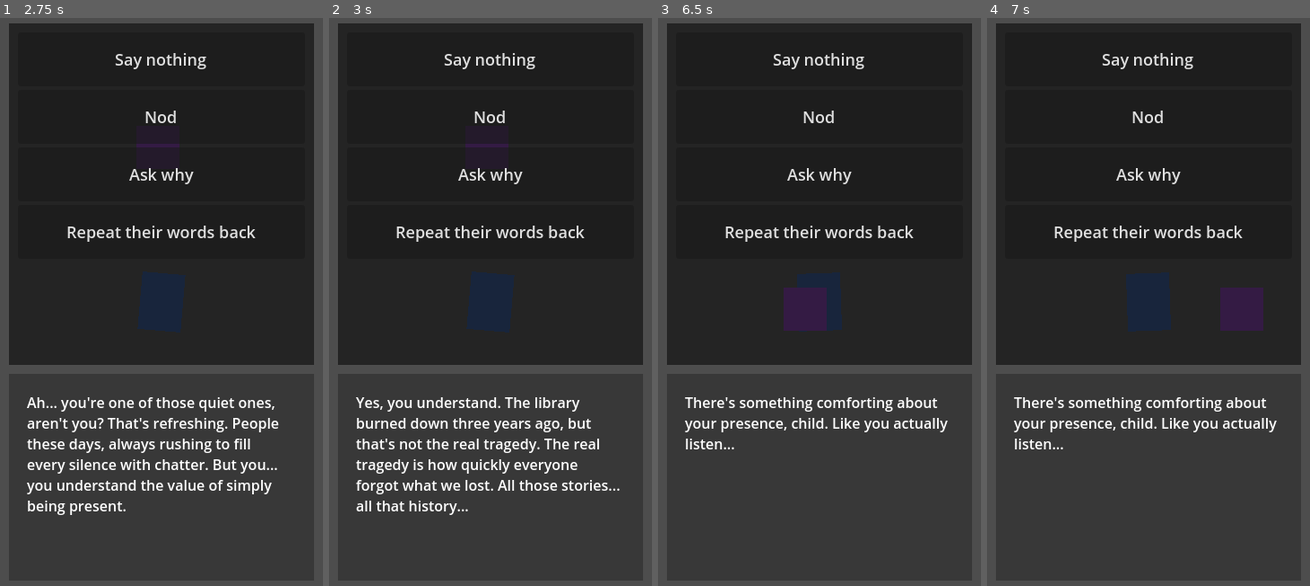
Above: before the commit, frames 1-4 (left to right).
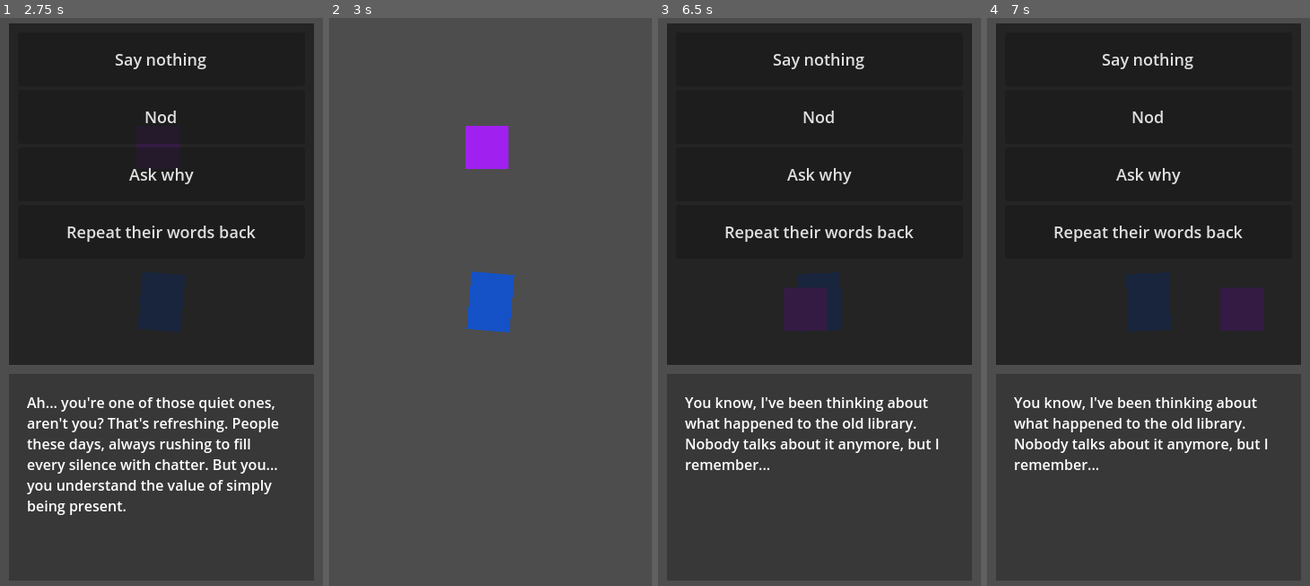
Above: after the commit, the same moments.

Repository: mgsrevolver/bedbound
Game: Godot game, scene res://scenes/Main.tscn
Two runs of this game, one before a commit and one after it. Both use one fixed random seed, a clock stepped at 60 frames per second and the inputs below.
Inputs (mouse positions are in pixels of both pictures, inside the frame that each line leads up to):
- Up to frame 1 (2.75 s): tap Enter at 0.5 s; hold D (move_right) 0.53-1.28 s; hold S (move_down) 1.28-2 s; click "Say nothing" at 2 s
- Up to frame 2 (3 s): click "Nod" at 2.75 s
- Up to frame 3 (6.5 s): click (819, 177) at 3.5 s, where only the run before the commit has a clickable "Ask why"; tap Space at 4.25 s; hold D (move_right) 4.28-5.03 s; hold W (move_up) 5.03-5.78 s; hold A (move_left) from 5.78 s (still down)
- Up to frame 4 (7 s): keep holding A (move_left)

Frame 1 is identical in both runs. In frame 2, 60% of the frame differs, in the area x 2-98%, y 0-88%; in frame 3, 2.6%; in frame 4, 2.6%.

Commit message:
simplified dialogue tree

Diff:
--- a/scenes/Main.tscn
+++ b/scenes/Main.tscn
@@ -3,6 +3,7 @@
 [ext_resource type="Script" uid="uid://dvip50xs6dfwo" path="res://scripts/Main.gd" id="1_4q8kr"]
 [ext_resource type="PackedScene" uid="uid://ci3f3s5vdpyj2" path="res://scenes/ui/GameUI.tscn" id="2_8qv1r"]
 [ext_resource type="Script" path="res://scripts/dialogue/DialogueManager.gd" id="3_dialogue"]
+[ext_resource type="Script" path="res://scripts/dialogue/GlobalState.gd" id="4_global"]
 
 [node name="Main" type="Node2D"]
 script = ExtResource("1_4q8kr")
@@ -12,6 +13,9 @@
 [node name="DialogueManager" type="Node" parent="."]
 script = ExtResource("3_dialogue")
 
+[node name="GlobalState" type="Node" parent="."]
+script = ExtResource("4_global")
+
 [node name="UI" type="CanvasLayer" parent="."]
 
 [node name="GameUI" parent="UI" instance=ExtResource("2_8qv1r")]
--- /dev/null
+++ b/scripts/dialogue/GlobalState.gd
@@ -0,0 +1,65 @@
+extends Node
+class_name GlobalState
+
+signal story_connection_unlocked(connection_key: String)
+
+var player_knowledge: Dictionary = {}
+var story_connections: Dictionary = {}
+var global_trust_network: Dictionary = {}
+
+func _ready():
+	add_to_group("global_state")
+
+func player_learns(knowledge_key: String, source_npc: String = ""):
+	player_knowledge[knowledge_key] = {
+		"learned": true,
+		"source": source_npc,
+		"timestamp": Time.get_unix_time_from_system()
+	}
+
+	_check_for_story_connections(knowledge_key)
+
+func player_knows(knowledge_key: String) -> bool:
+	return player_knowledge.has(knowledge_key) and player_knowledge[knowledge_key].learned
+
+func add_story_connection(connection_key: String, required_knowledge: Array, unlocks_for_npcs: Array):
+	story_connections[connection_key] = {
+		"required_knowledge": required_knowledge,
+		"unlocks_for_npcs": unlocks_for_npcs,
+		"unlocked": false
+	}
+
+func _check_for_story_connections(new_knowledge: String):
+	for connection_key in story_connections:
+		var connection = story_connections[connection_key]
+		if connection.unlocked:
+			continue
+
+		var all_requirements_met = true
+		for required in connection.required_knowledge:
+			if not player_knows(required):
+				all_requirements_met = false
+				break
+
+		if all_requirements_met:
+			connection.unlocked = true
+			story_connection_unlocked.emit(connection_key)
+
+func get_npc_trust_level(npc_name: String) -> int:
+	return global_trust_network.get(npc_name, 0)
+
+func update_npc_trust(npc_name: String, trust_change: int):
+	var current_trust = get_npc_trust_level(npc_name)
+	global_trust_network[npc_name] = current_trust + trust_change
+
+func get_save_data() -> Dictionary:
+	return {
+		"player_knowledge": player_knowledge,
+		"story_connections": story_connections,
+		"global_trust_network": global_trust_network
+	}
+
+func load_save_data(data: Dictionary):
+	player_knowledge = data.get("player_knowledge", {})
+	story_connections = data.get("story_connections", {})
+	global_trust_network = data.get("global_trust_network", {})
--- a/scripts/npcs/NPC.gd
+++ b/scripts/npcs/NPC.gd
@@ -2,17 +2,33 @@
 class_name NPC
 
 signal player_approached
+
+enum DeadEndType {
+	GENTLE_DEFLECTION,
+	BREAKTHROUGH_MOMENT,
+	PROTECTIVE_BOUNDARY,
+	COMFORTABLE_CONCLUSION,
+	TRUST_INSUFFICIENT
+}
 
 var npc_name: String
 var dialogue_state: Dictionary = {}
 var conversation_tree: Dictionary = {}
 var trust_level: int = 0
+var emotional_state: Dictionary = {
+	"beats_hit": [],
+	"conversation_depth": 0,
+	"last_meaningful_exchange": "",
+	"comfort_level": 0
+}
+var global_state: GlobalState
 
 func setup(name: String, pos: Vector2, color: Color = Color.GREEN):
 	npc_name = name
 	position = pos
 	create_sprite(color)
 	area_entered.connect(_on_area_entered)
+	global_state = get_tree().get_first_node_in_group("global_state")
 	call_deferred("setup_conversation_tree")
 
 func create_sprite(color: Color):
@@ -36,6 +52,66 @@
 	return "Hello there..."
 
 func process_dialogue_option(option: DialogueManager.DialogueOption) -> Dictionary:
+	var current_branch = get_current_branch()
+	if current_branch.is_empty():
+		return get_fallback_response(option)
+
+	var option_key = get_option_key(option)
+	if not current_branch.has(option_key):
+		return get_contextual_default(option)
+
+	var response_data = current_branch[option_key]
+	return process_response(response_data, option)
+
+func get_current_branch() -> Dictionary:
+	for branch_name in conversation_tree.get("branches", {}):
+		var branch = conversation_tree.branches[branch_name]
+		if branch.has("conditions") and branch.conditions.call():
+			return branch
+	return {}
+
+func get_option_key(option: DialogueManager.DialogueOption) -> String:
+	match option:
+		DialogueManager.DialogueOption.SAY_NOTHING:
+			return "say_nothing"
+		DialogueManager.DialogueOption.NOD:
+			return "nod"
+		DialogueManager.DialogueOption.ASK_WHY:
+			return "ask_why"
+		DialogueManager.DialogueOption.REPEAT_BACK:
+			return "repeat_back"
+		_:
+			return "unknown"
+
+func process_response(response_data: Dictionary, option: DialogueManager.DialogueOption) -> Dictionary:
+	var trust_change = response_data.get("trust_change", 0)
+	trust_level += trust_change
+	if global_state:
+		global_state.update_npc_trust(npc_name, trust_change)
+
+	if response_data.has("unlocks"):
+		for unlock in response_data.unlocks:
+			dialogue_state[unlock] = true
+
+	if response_data.has("knowledge_gained"):
+		for knowledge in response_data.knowledge_gained:
+			if global_state:
+				global_state.player_learns(knowledge, npc_name)
+
+	if response_data.has("emotional_beat"):
+		emotional_state.beats_hit.append(response_data.emotional_beat)
+
+	emotional_state.conversation_depth += 1
+	emotional_state.last_meaningful_exchange = get_option_key(option)
+
+	return {
+		"text": response_data.get("response", "..."),
+		"continues": response_data.get("continues", false),
+		"options": response_data.get("options", []),
+		"dead_end_type": response_data.get("type", "")
+	}
+
+func get_contextual_default(option: DialogueManager.DialogueOption) -> Dictionary:
 	match option:
 		DialogueManager.DialogueOption.SAY_NOTHING:
 			return handle_say_nothing()
@@ -48,33 +124,87 @@
 		_:
 			return {"text": "...", "continues": false, "options": []}
 
+func get_fallback_response(option: DialogueManager.DialogueOption) -> Dictionary:
+	return get_contextual_default(option)
+
 func handle_say_nothing() -> Dictionary:
 	trust_level += 1
-	return {
-		"text": "You listen quietly...",
-		"continues": false,
-		"options": []
-	}
+
+	if emotional_state.comfort_level >= 3:
+		return {
+			"text": "This comfortable silence... it feels like understanding.",
+			"continues": false,
+			"options": [],
+			"type": DeadEndType.COMFORTABLE_CONCLUSION
+		}
+	elif trust_level >= 5:
+		return {
+			"text": "You don't need to fill every silence. I appreciate that.",
+			"continues": false,
+			"options": [],
+			"type": DeadEndType.BREAKTHROUGH_MOMENT
+		}
+	else:
+		return {
+			"text": "You listen quietly...",
+			"continues": false,
+			"options": []
+		}
 
 func handle_nod() -> Dictionary:
 	trust_level += 1
-	return {
-		"text": "Yes... exactly...",
-		"continues": false,
-		"options": []
-	}
+	emotional_state.comfort_level += 1
+
+	if "understanding" in emotional_state.beats_hit:
+		return {
+			"text": "Yes... you really do see it the same way I do.",
+			"continues": false,
+			"options": [],
+			"type": DeadEndType.BREAKTHROUGH_MOMENT
+		}
+	else:
+		return {
+			"text": "Yes... exactly...",
+			"continues": false,
+			"options": []
+		}
 
 func handle_ask_why() -> Dictionary:
-	return {
-		"text": "Well, because...",
-		"continues": false,
-		"options": []
-	}
+	if trust_level < 3:
+		return {
+			"text": "That's... quite personal. Perhaps when we know each other better.",
+			"continues": false,
+			"options": [],
+			"type": DeadEndType.TRUST_INSUFFICIENT
+		}
+	elif "protective" in emotional_state.beats_hit:
+		return {
+			"text": "Some stories aren't mine to tell, but I appreciate your curiosity.",
+			"continues": false,
+			"options": [],
+			"type": DeadEndType.PROTECTIVE_BOUNDARY
+		}
+	else:
+		return {
+			"text": "Well, because...",
+			"continues": false,
+			"options": []
+		}
 
 func handle_repeat_back() -> Dictionary:
 	trust_level += 2
-	return {
-		"text": "That's right... you understand...",
-		"continues": false,
-		"options": []
-	}
+	emotional_state.beats_hit.append("understanding")
+
+	if emotional_state.conversation_depth >= 2:
+		return {
+			"text": "Yes, those exact words... you truly hear me. Thank you.",
+			"continues": false,
+			"options": [],
+			"type": DeadEndType.BREAKTHROUGH_MOMENT
+		}
+	else:
+		return {
+			"text": "That's right... you understand...",
+			"continues": false,
+			"options": []
+		}
--- a/scripts/npcs/VillageElder.gd
+++ b/scripts/npcs/VillageElder.gd
@@ -9,78 +9,135 @@
 	dialogue_state = {
 		"met_before": false,
 		"shared_worry": false,
-		"trust_built": false
+		"trust_built": false,
+		"library_mentioned": false,
+		"granddaughter_mentioned": false
+	}
+
+	if global_state:
+		global_state.add_story_connection("library_loss", ["elder_library_worry"], ["Baker", "Librarian"])
+		global_state.add_story_connection("forgotten_stories", ["elder_library_worry", "baker_lost_recipes"], ["Storyteller"])
+
+	conversation_tree = {
+		"branches": {
+			"first_meeting": {
+				"conditions": func(): return not dialogue_state.met_before,
+				"entry_text": "Oh, hello there... I don't think I've seen you around here before. You have such a quiet presence about you...",
+				"say_nothing": {
+					"response": "Ah... you're one of those quiet ones, aren't you? That's refreshing. People these days, always rushing to fill every silence with chatter. But you... you understand the value of simply being present.",
+					"trust_change": 2,
+					"unlocks": ["met_before"],
+					"continues": true,
+					"emotional_beat": "appreciation",
+					"next_branch": "comfortable_silence"
+				},
+				"nod": {
+					"response": "Yes, I can see in your eyes that you're listening. Really listening. That's become so rare...",
+					"trust_change": 1,
+					"unlocks": ["met_before"],
+					"continues": true,
+					"emotional_beat": "recognition"
+				},
+				"ask_why": {
+					"response": "Why? Well... I suppose it's because you remind me of my granddaughter. She used to listen like that too, before... well, before she moved to the city.",
+					"trust_change": 0,
+					"unlocks": ["met_before", "granddaughter_mentioned"],
+					"continues": false,
+					"type": DeadEndType.GENTLE_DEFLECTION,
+					"emotional_beat": "nostalgia"
+				},
+				"repeat_back": {
+					"response": "Yes... 'such a quiet presence.' You're reflecting my words back to me like a gentle mirror. That's a rare gift, child.",
+					"trust_change": 3,
+					"unlocks": ["met_before"],
+					"continues": true,
+					"emotional_beat": "understanding"
+				}
+			},
+			"library_worry": {
+				"conditions": func(): return dialogue_state.met_before and trust_level >= 3 and not dialogue_state.shared_worry,
+				"entry_text": "You know, I've been thinking about what happened to the old library. Nobody talks about it anymore, but I remember...",
+				"say_nothing": {
+					"response": "Three years it's been since the fire. Three years, and it's like everyone just... forgot. But libraries aren't just buildings, you know? They're memory keepers.",
+					"trust_change": 1,
+					"continues": true,
+					"emotional_beat": "melancholy"
+				},
+				"nod": {
+					"response": "Yes, you understand. The library burned down three years ago, but that's not the real tragedy. The real tragedy is how quickly everyone forgot what we lost. All those stories... all that history...",
+					"trust_change": 2,
+					"unlocks": ["shared_worry", "library_mentioned"],
+					"knowledge_gained": ["elder_library_worry"],
+					"continues": true,
+					"emotional_beat": "grief"
+				},
+				"ask_why": {
+					"response": "Why does it matter? Because stories are how we remember who we are. Without them, we're just... existing. Not really living.",
+					"trust_change": 1,
+					"continues": false,
+					"type": DeadEndType.PROTECTIVE_BOUNDARY,
+					"emotional_beat": "protective"
+				},
+				"repeat_back": {
+					"response": "'All those stories, all that history...' Yes, exactly. You see it too, don't you? The weight of what we've lost. No one else seems to care, but you... you truly hear me.",
+					"trust_change": 3,
+					"unlocks": ["shared_worry", "trust_built", "library_mentioned"],
+					"knowledge_gained": ["elder_library_worry", "elder_understands_loss"],
+					"continues": false,
+					"type": DeadEndType.BREAKTHROUGH_MOMENT,
+					"emotional_beat": "catharsis"
+				}
+			},
+			"deep_trust": {
+				"conditions": func(): return dialogue_state.trust_built and trust_level >= 7,
+				"entry_text": "There's something comforting about your presence, child. Like you actually listen...",
+				"say_nothing": {
+					"response": "Sometimes I feel like I'm the only one who remembers the old stories. But with you here... maybe they won't be completely forgotten.",
+					"trust_change": 1,
+					"continues": false,
+					"type": DeadEndType.COMFORTABLE_CONCLUSION
+				},
+				"nod": {
+					"response": "You've given me something precious - the feeling of being truly heard. That's worth more than all the books in that old library.",
+					"trust_change": 2,
+					"continues": false,
+					"type": DeadEndType.BREAKTHROUGH_MOMENT
+				},
+				"repeat_back": {
+					"response": "Yes... 'actually listen.' That's exactly what you do. In a world of noise, you offer the gift of silence and attention.",
+					"trust_change": 1,
+					"continues": false,
+					"type": DeadEndType.BREAKTHROUGH_MOMENT
+				}
+			},
+			"cross_npc_connection": {
+				"conditions": func(): return global_state and global_state.player_knows("baker_lost_recipes") and dialogue_state.shared_worry,
+				"entry_text": "I see you've been talking to Martha at the bakery...",
+				"say_nothing": {
+					"response": "She's struggling without her grandmother's recipes, isn't she? Just like we all struggle without the library's stories. Loss has a way of connecting us all.",
+					"trust_change": 2,
+					"knowledge_gained": ["elder_sees_connections"],
+					"continues": false,
+					"type": DeadEndType.BREAKTHROUGH_MOMENT
+				},
+				"nod": {
+					"response": "Yes, you see it too. We're all grieving different losses, but grief is grief. Maybe that's why you understand us so well.",
+					"trust_change": 1,
+					"continues": false,
+					"type": DeadEndType.COMFORTABLE_CONCLUSION
+				}
+			}
+		}
 	}
 
 func get_current_dialogue() -> String:
+	var current_branch = get_current_branch()
+	if current_branch.has("entry_text"):
+		return current_branch.entry_text
+
 	if not dialogue_state.met_before:
 		return "Oh, hello there... I don't think I've seen you around here before. You have such a quiet presence about you..."
 	elif not dialogue_state.shared_worry:
 		return "You know, I've been thinking about what happened to the old library. Nobody talks about it anymore, but I remember..."
 	else:
 		return "There's something comforting about your presence, child. Like you actually listen..."
-
-func handle_say_nothing() -> Dictionary:
-	trust_level += 2
-
-	if not dialogue_state.met_before:
-		dialogue_state.met_before = true
-		return {
-			"text": "Ah... you're one of those quiet ones, aren't you? That's refreshing. People these days, always rushing to fill every silence with chatter. But you... you understand the value of simply being present.",
-			"continues": true,
-			"options": []
-		}
-	else:
-		return {
-			"text": "Yes... sometimes silence says more than words ever could. You understand that, don't you?",
-			"continues": false,
-			"options": []
-		}
-
-func handle_nod() -> Dictionary:
-	trust_level += 1
-
-	if dialogue_state.met_before and not dialogue_state.shared_worry:
-		dialogue_state.shared_worry = true
-		return {
-			"text": "Yes, you understand. The library burned down three years ago, but that's not the real tragedy. The real tragedy is how quickly everyone forgot what we lost. All those stories... all that history...",
-			"continues": true,
-			"options": []
-		}
-	else:
-		return {
-			"text": "I can see in your eyes that you really do understand. That means more to me than you know.",
-			"continues": false,
-			"options": []
-		}
-
-func handle_ask_why() -> Dictionary:
-	if not dialogue_state.met_before:
-		return {
-			"text": "Why? Well... I suppose it's because you remind me of my granddaughter. She used to listen like that too, before... well, before she moved to the city.",
-			"continues": true,
-			"options": []
-		}
-	else:
-		return {
-			"text": "Why indeed... Sometimes I ask myself why I keep tending to this town when everyone seems so eager to forget its past. But then someone like you comes along...",
-			"continues": false,
-			"options": []
-		}
-
-func handle_repeat_back() -> Dictionary:
-	trust_level += 3
-
-	if dialogue_state.shared_worry:
-		dialogue_state.trust_built = true
-		return {
-			"text": "'All those stories, all that history...' Yes, exactly. You see it too, don't you? The weight of what we've lost. No one else seems to care, but you... you truly hear me.",
-			"continues": false,
-			"options": []
-		}
-	else:
-		return {
-			"text": "You're reflecting my words back to me... like a gentle mirror. That's a rare gift, child. Most people are too busy preparing their next words to truly hear what's being said.",
-			"continues": true,
-			"options": []
-		}
Not shown, added: scripts/dialogue/GlobalState.gd.uid
